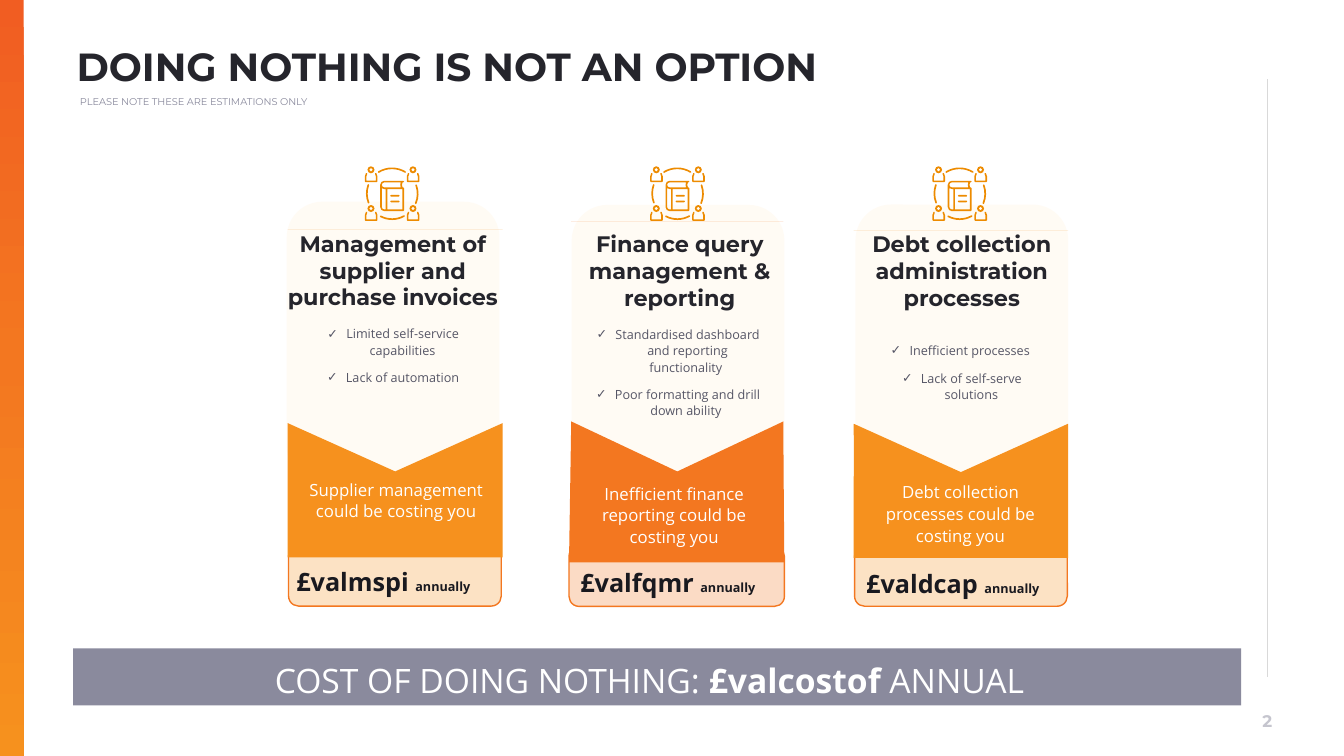
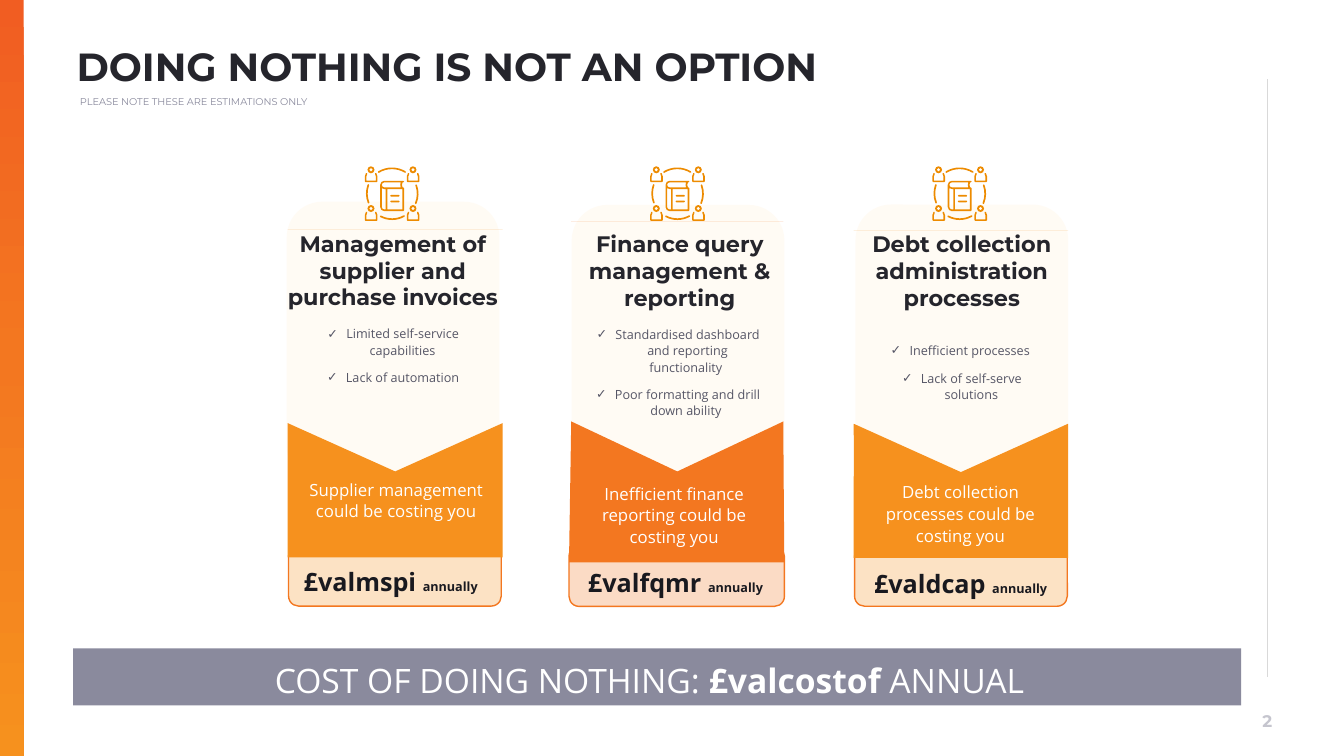
Before and after one commit to muratozdemirpiblo/ppt-api, a slide deck: slide 2 of client.pptx. Drawn at 1344x756 pixels with LibreOffice and Linux fonts; fonts in the diff are those of the drawing; background and template pictures are left out. Boxes give left, top, right and bottom in pixels: in the first picture for what was removed or moved away, otherwise in the second. Text is boxed around its words. In the diff, an @@ line names an element or a change of style, - is before the commit and + after.

```diff
--- a/client.pptx
+++ b/client.pptx
@@ alignment left to centre in 3 elements at [588, 572, 763, 598], [874, 574, 1047, 599], [304, 572, 478, 597] @@
```
Also in this commit, not shown: 2 other files.
